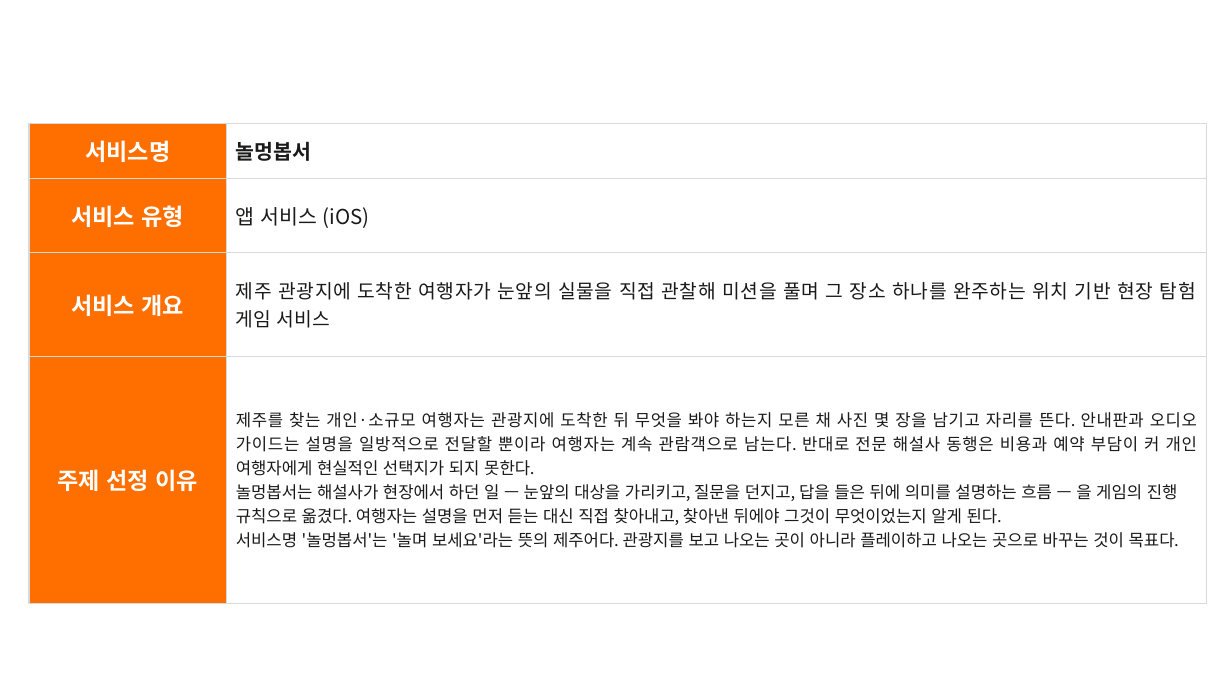
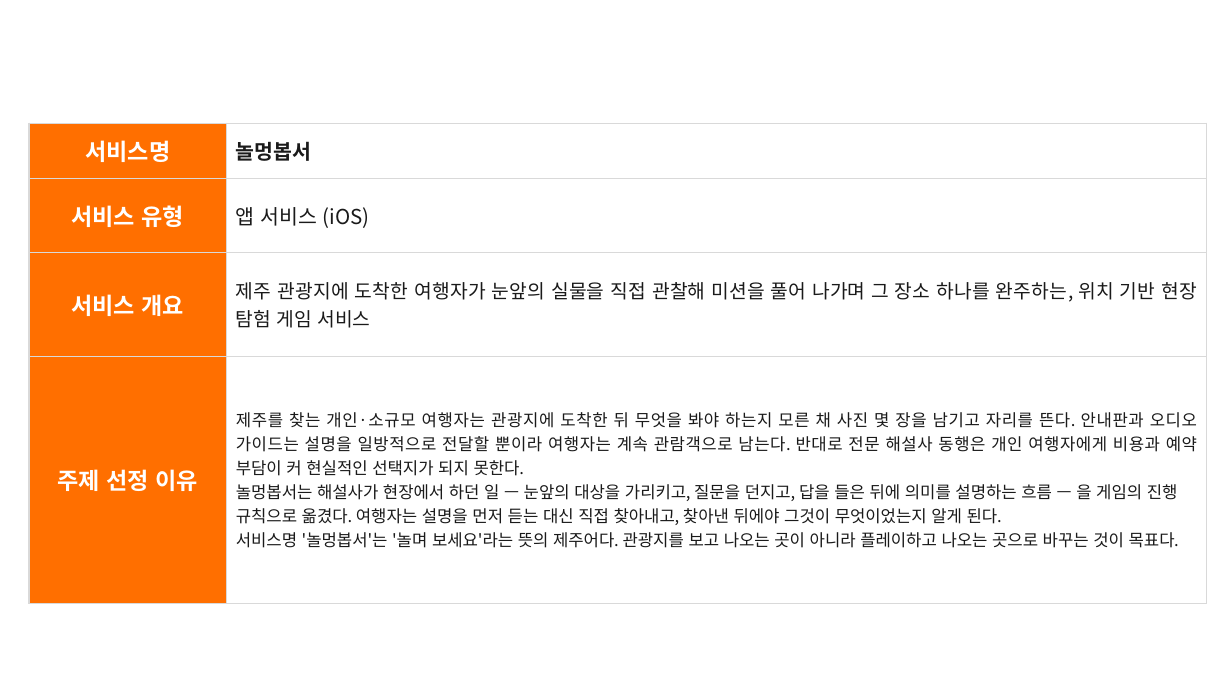
Before and after one commit to keepdev0919/Final-Project, a slide deck: slide 2 of docs/관광데이터 개발 공모전/놀멍봅서_기능설명서.pptx. Drawn at 1232x693 pixels with LibreOffice and Linux fonts; fonts in the diff are those of the drawing; background and template pictures are left out. Boxes give left, top, right and bottom in pixels: in the first picture for what was removed or moved away, otherwise in the second. Text is boxed around its words. In the diff, an @@ line names an element or a change of style, - is before the commit and + after.

Commit message:
docs(공모전): 기능설명서를 출시 화면으로 채우고 캡처 v2 추가
- 놀멍봅서_기능설명서.pptx 에 실제 서버 데이터가 담긴 화면을 넣었다
- 캡처_v2: PLAY 미션·발견·이야기·완주, 장소 상세 이용정보·출처, 내 코스,
  지도(전체·권역 이동·준비 중 핀), 무장애 타일, 주변 시설 출처
- 같은 내용의 옛 사본 nolmeongbopseo_function_spec.pptx 와 기능설명서_초안.md 삭제

```diff
--- a/docs/관광데이터 개발 공모전/놀멍봅서_기능설명서.pptx
+++ b/docs/관광데이터 개발 공모전/놀멍봅서_기능설명서.pptx
@@ table at (29, 123, 1206, 603) @@
-row 3, column 2: 제주 관광지에 도착한 여행자가 눈앞의 실물을 직접 관찰해 미션을 풀며 그 장소 하나를 완주하는 위치 기반 현장 탐험 게임 서비스
+row 3, column 2: 제주 관광지에 도착한 여행자가 눈앞의 실물을 직접 관찰해 미션을 풀어 나가며 그 장소 하나를 완주하는, 위치 기반 현장 탐험 게임 서비스
-row 4, column 2: 제주를 찾는 개인·소규모 여행자는 관광지에 도착한 뒤 무엇을 봐야 하는지 모른 채 사진 몇 장을 남기고 자리를 뜬다. 안내판과 오디오 가이드는 설명을 일방적으로 전달할 뿐이라 여행자는 계속 관람객으로 남는다. 반대로 전문 해설사 동행은 비용과 예약 부담이 커 개인 여행자에게 현실적인 선택지가 되지 못한다. / 놀멍봅서는 해설사가 현장에서 하던 일 — 눈앞의 대상을 가리키고, 질문을 던지고, 답을 들은 뒤에 의미를 설명하는 흐름 — 을 게임의 진행 규칙으로 옮겼다. 여행자는 설명을 먼저 듣는 대신 직접 찾아내고, 찾아낸 뒤에야 그것이 무엇이었는지 알게 된다. / 서비스명 '놀멍봅서'는 '놀며 보세요'라는 뜻의 제주어다. 관광지를 보고 나오는 곳이 아니라 플레이하고 나오는 곳으로 바꾸는 것이 목표다.
+row 4, column 2: 제주를 찾는 개인·소규모 여행자는 관광지에 도착한 뒤 무엇을 봐야 하는지 모른 채 사진 몇 장을 남기고 자리를 뜬다. 안내판과 오디오 가이드는 설명을 일방적으로 전달할 뿐이라 여행자는 계속 관람객으로 남는다. 반대로 전문 해설사 동행은 개인 여행자에게 비용과 예약 부담이 커 현실적인 선택지가 되지 못한다. / 놀멍봅서는 해설사가 현장에서 하던 일 — 눈앞의 대상을 가리키고, 질문을 던지고, 답을 들은 뒤에 의미를 설명하는 흐름 — 을 게임의 진행 규칙으로 옮겼다. 여행자는 설명을 먼저 듣는 대신 직접 찾아내고, 찾아낸 뒤에야 그것이 무엇이었는지 알게 된다. / 서비스명 '놀멍봅서'는 '놀며 보세요'라는 뜻의 제주어다. 관광지를 보고 나오는 곳이 아니라 플레이하고 나오는 곳으로 바꾸는 것이 목표다.
```
Also in this commit, not shown: 12 other slides changed, 14 other files.
